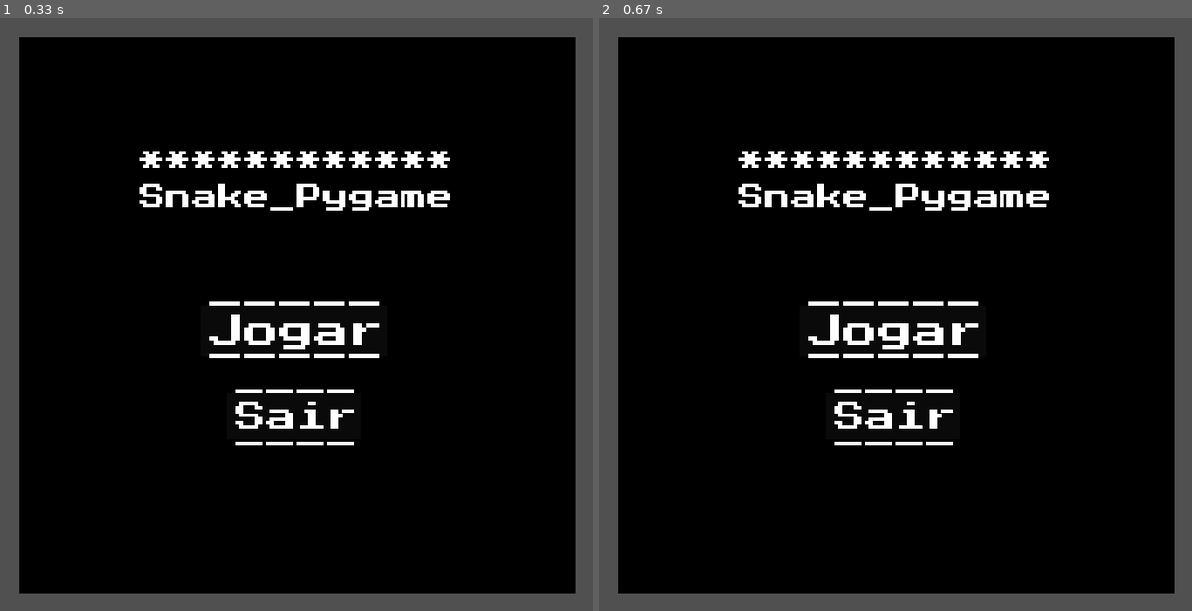
Above: before the commit, frames 1-2 (left to right).
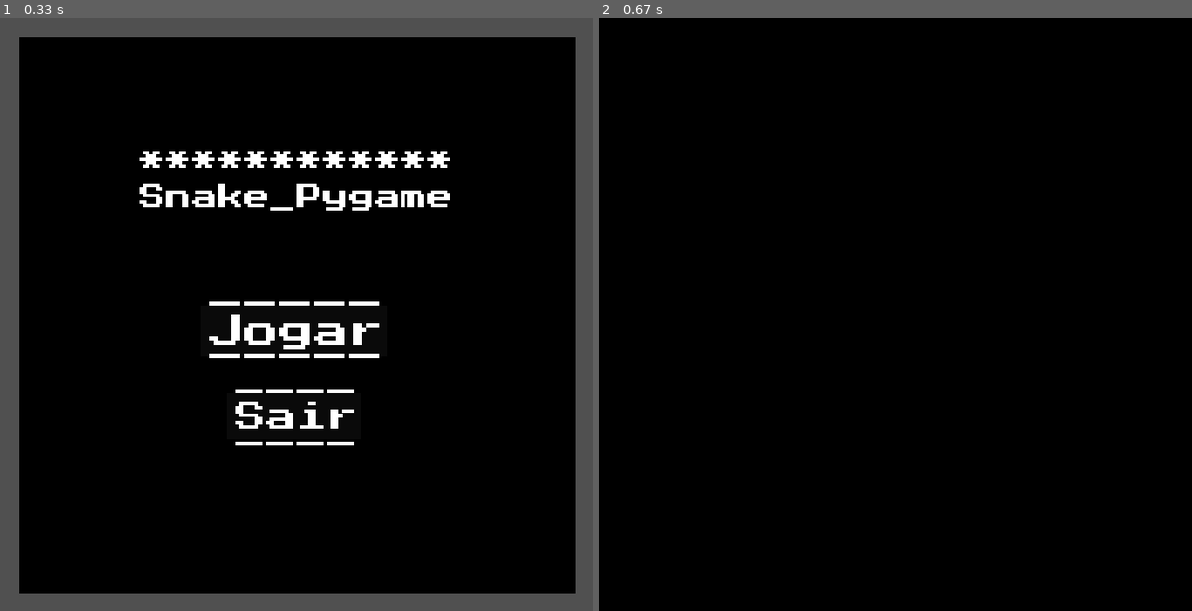
Above: after the commit, the same moments.

Repository: ClasRCDM/MyGames---OnlyInProgramming
Game: pygame game, started from Snake_Python/SnakeGame_init.py
The game is run twice, just before and just after one commit, with the same random seed, the same clock (stepped at 60 frames per second) and the same inputs.
Inputs (mouse positions are in pixels of both pictures, inside the frame that each line leads up to):
- Up to frame 1 (0.33 s): no input
- Up to frame 2 (0.67 s): press the mouse at (895, 338) at 0.37 s; move the mouse to (883, 243) at 0.47 s; release the mouse at (871, 154) at 0.6 s

Frame 1 is identical in both runs. In frame 2, 15% of the frame differs, in the area x 0-100%, y 0-100%.

Commit message:
update 2.2.2
botões do menu funcionando

Diff:
--- a/Snake_Python/SnakeGame.py
+++ b/Snake_Python/SnakeGame.py
@@ -66,6 +66,7 @@
 
         #################
         # /Itens World\ #
+        self.cena: str = 'None'
 
         # $ Texts $ #
         self.Textos: dict = {}
@@ -74,15 +75,24 @@
         #################
 
     def iniciando(self):
-        self.menu_estatico(self.janela)
+        if self.cena.lower() == 'menu': self.menu()
+        elif self.cena.lower() == 'jogar': self.jogar()
         self.processando()
+
+    def set_cena(cc, cena: str = None):
+        if cena is None: cc.cena = 'menu'
+        else: cc.cena = cena.lower()
 
     def processando(pcs):
         while 1:
             pcs.mouse_pos = pygame.mouse.get_pos()
 
             pcs.principais_eventos()
-            pcs.menu_com_input(pcs.janela)
+            if pcs.cena.lower() == 'menu':
+                pcs.menu_com_input(pcs.janela)
+            elif pcs.cena.lower() == 'jogar':
+                pcs.janela.fill((0, 0, 0))
+                pcs.Textos.clear()
 
             if not pcs.ativo_m: break
 
@@ -121,6 +131,12 @@
     def menu_com_input(update, janela):
         if update.clicando:  # Starting game or Leaving &
             if update.Textos['b_jogar'].mouse_colisão(update.mouse_pos):
-                print('jogar')
+                update.cena = 'Jogar'
             elif update.Textos['b_sair'].mouse_colisão(update.mouse_pos):
-                print('sair')
+                update.ativo_m = False
+
+    def menu(action):
+        action.menu_estatico(action.janela)
+
+    def jogar(self):
+        pass
--- a/Snake_Python/SnakeGame_init.py
+++ b/Snake_Python/SnakeGame_init.py
@@ -6,4 +6,5 @@
 if __name__ == '__main__':
     Snake = Mundo()
     Snake.variáveis_inicias()
+    Snake.set_cena('MENU')
     Snake.iniciando()
